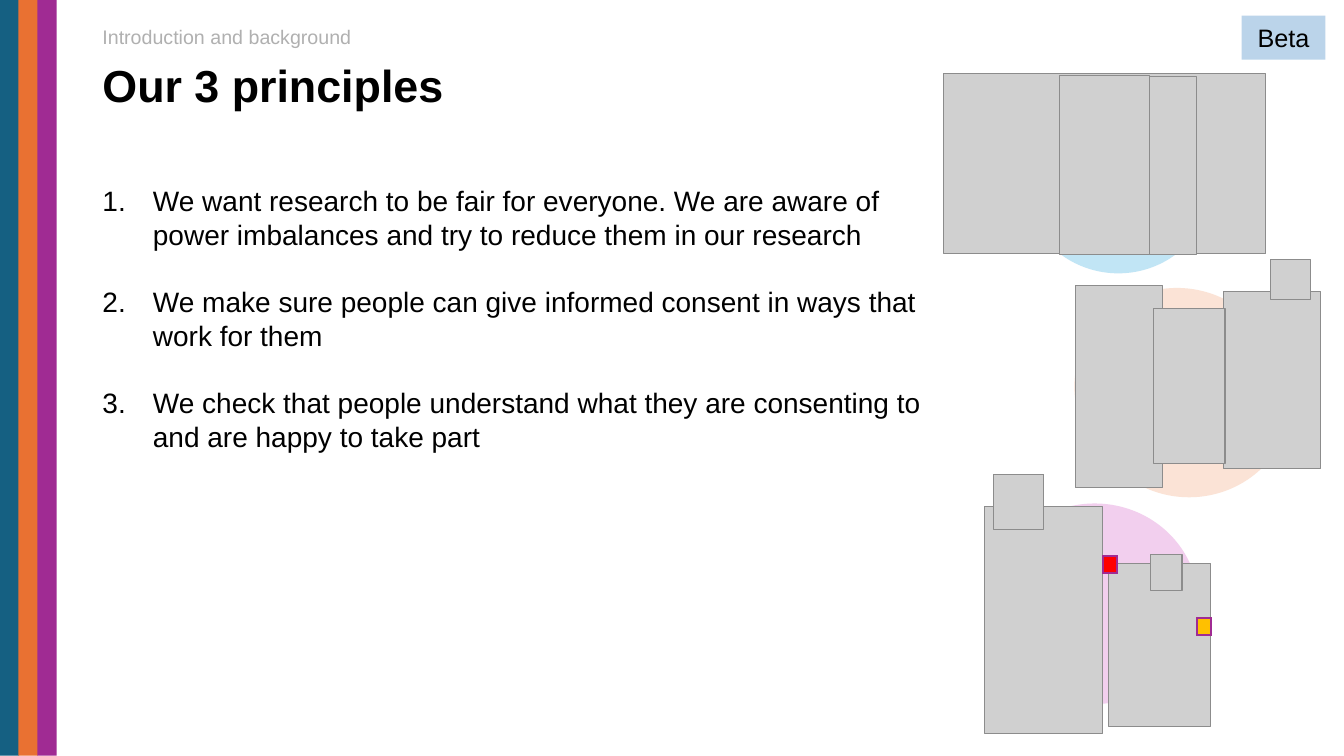
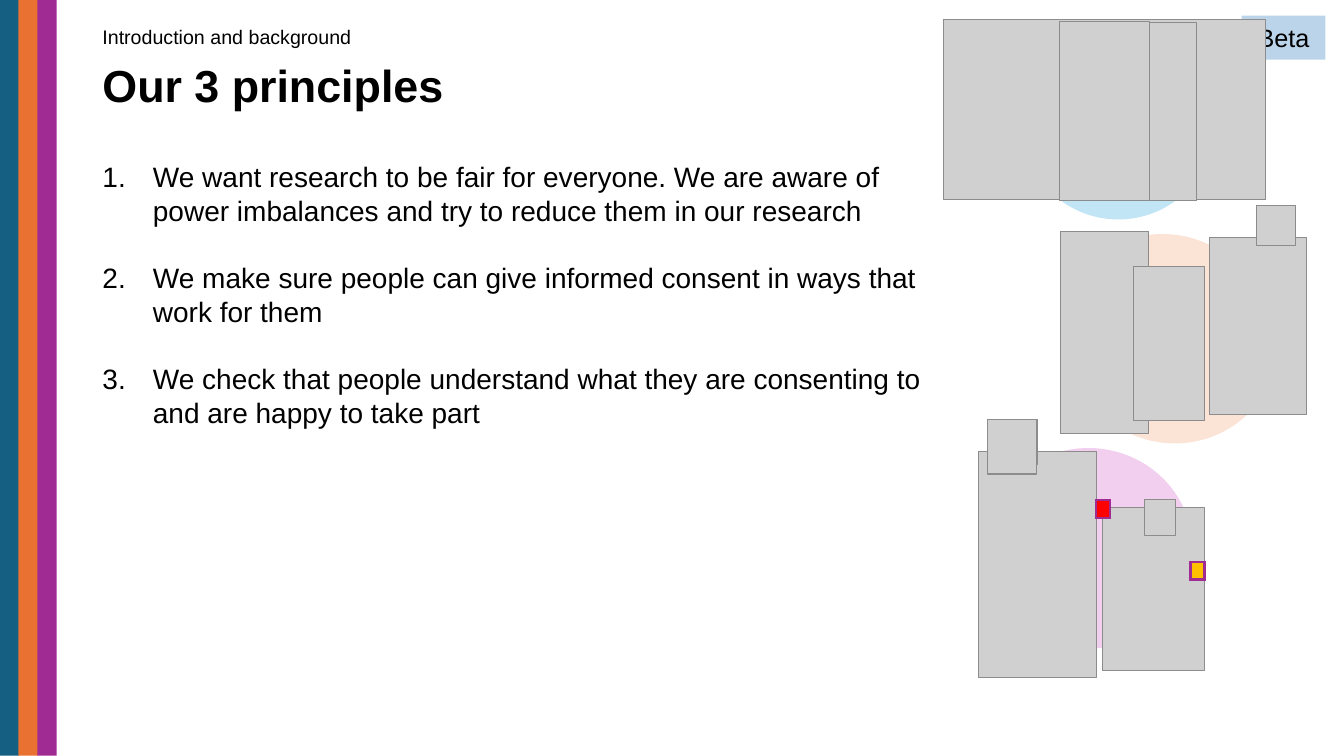
Before and after one commit to DFE-Digital/user-research-new-manual, a slide deck: slide 4 of app/assets/downloads/informed-consent-principles-beta-jun25.pptx. Drawn at 1344x756 pixels with LibreOffice and Linux fonts; fonts in the diff are those of the drawing; grey boxes stand for pictures; background and template pictures are left out. Boxes give left, top, right and bottom in pixels: in the first picture for what was removed or moved away, otherwise in the second. Text is boxed around its words. In the diff, an @@ line names an element or a change of style, - is before the commit and + after.

Commit message:
final informed consent ppt file added for blog post added

```diff
--- a/app/assets/downloads/informed-consent-principles-beta-jun25.pptx
+++ b/app/assets/downloads/informed-consent-principles-beta-jun25.pptx
@@ text "Introduction and background" at bbox=[102, 29, 352, 48]: text colour #B0B0B0 to #000000 @@
@@ 3 pictures, 1 ellipse: place and size @@
-3 pictures, 1 ellipse at bbox=[944, 74, 1266, 273]
+3 pictures, 1 ellipse at bbox=[944, 20, 1266, 220]
@@ text "We want research to be ...": place and size @@
-text "We want research to be ..." at bbox=[153, 190, 920, 452]
+text "We want research to be ..." at bbox=[153, 166, 920, 428]
@@ 3 pictures, 2 ellipses: place and size @@
-3 pictures, 2 ellipses at bbox=[1076, 259, 1322, 496]
+3 pictures, 2 ellipses at bbox=[1062, 206, 1308, 442]
@@ picture: place and size @@
-picture at bbox=[1154, 310, 1226, 464]
+picture at bbox=[1133, 266, 1205, 420]
@@ 5 pictures, 2 rectangles, 1 ellipse: place and size @@
-5 pictures, 2 rectangles, 1 ellipse at bbox=[985, 475, 1212, 734]
+5 pictures, 2 rectangles, 1 ellipse at bbox=[979, 419, 1205, 679]
```
Also in this commit, not shown: 17 other slides changed, 1 other file.
